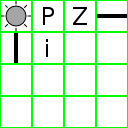
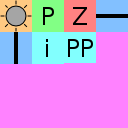
The second 128 x 128 image is a revision of the first. Changes to its layers:
hid "grid", moved it above "Z" over [0, 0, 128, 128]
added layer "PP" above "grid #2" over [68, 39, 93, 57]
added layer "grid #2" (49%) over [0, 0, 128, 128]
